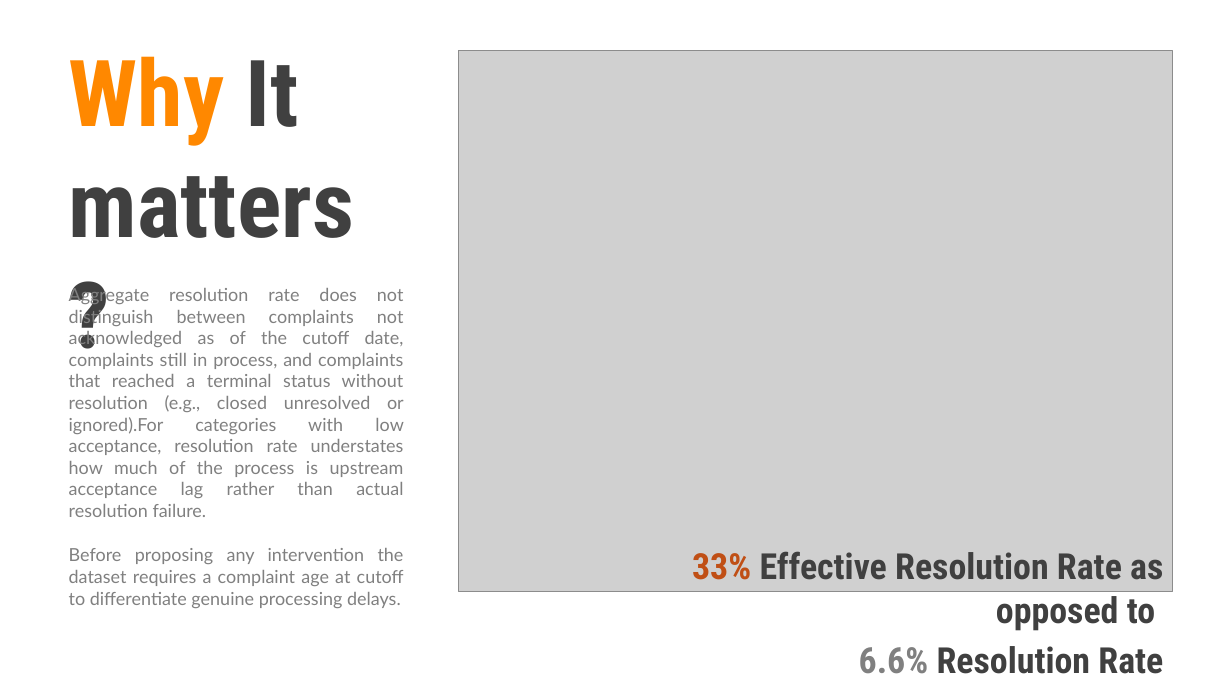
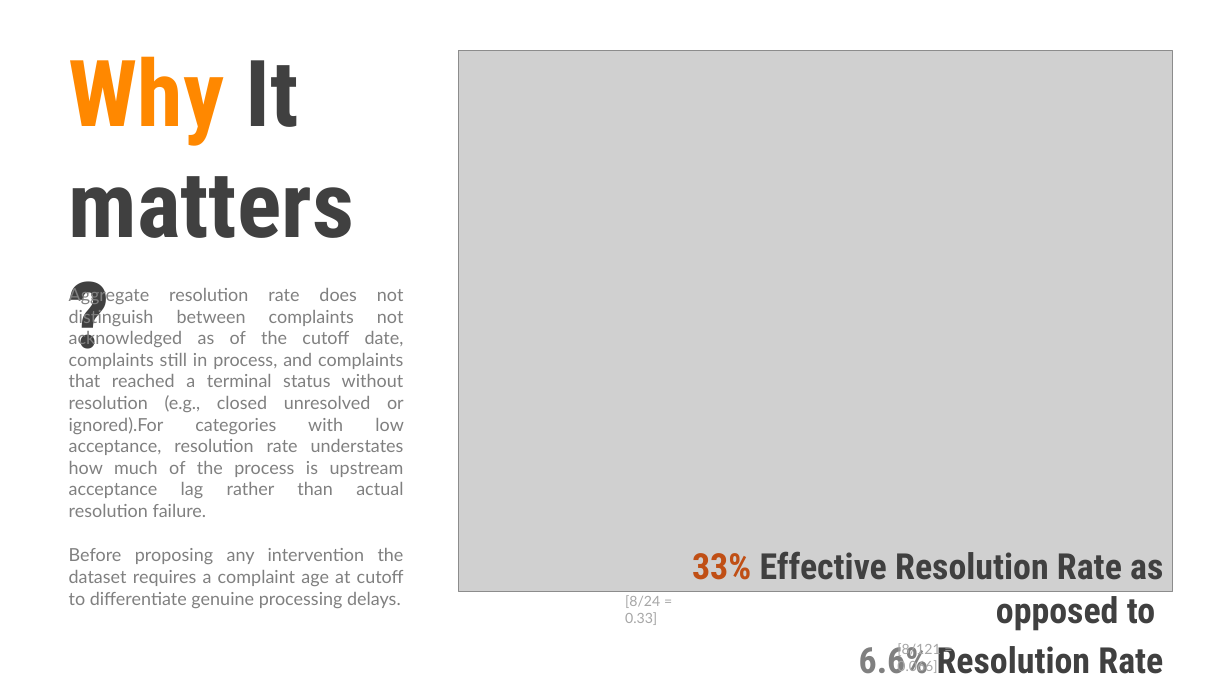
Before and after one commit to ahsankassim/Bangalore_Citizen_Complaint_Analysis, a slide deck: slide 4 of Complaint_Log_Analysis_Slides.pptx. Drawn at 1232x693 pixels with LibreOffice and Linux fonts; fonts in the diff are those of the drawing; grey boxes stand for pictures. Boxes give left, top, right and bottom in pixels: in the first picture for what was removed or moved away, otherwise in the second. Text is boxed around its words. In the diff, an @@ line names an element or a change of style, - is before the commit and + after.

```diff
--- a/Complaint_Log_Analysis_Slides.pptx
+++ b/Complaint_Log_Analysis_Slides.pptx
@@ text added at [625,595,660,625], 11 pt, text #A6A6A6 @@
+[8/24 = 0.33]
@@ text added at [897,643,940,673], 11 pt, text #A6A6A6 @@
+[8/121 = 0.066]
```
Also in this commit, not shown: 4 other slides changed.
